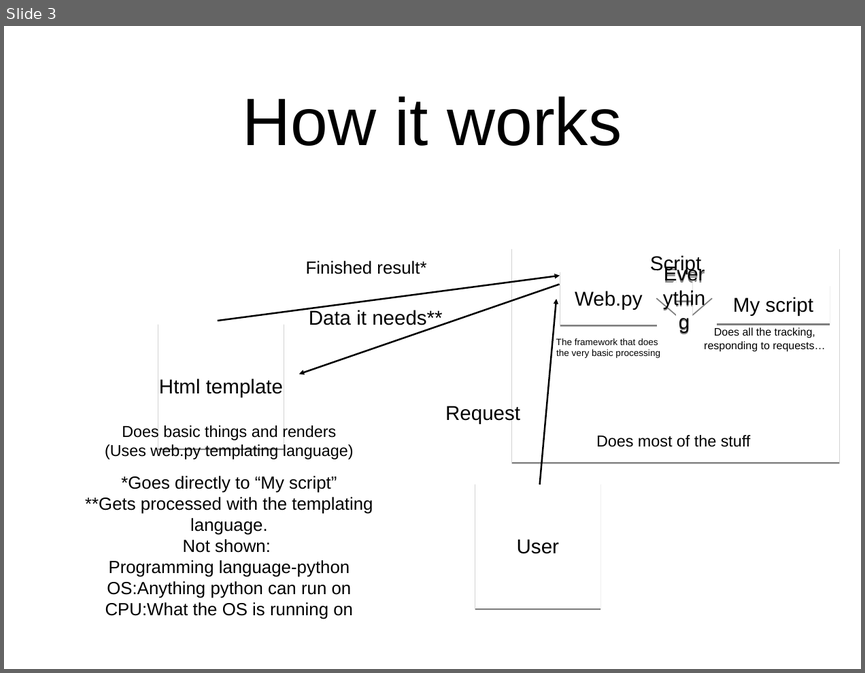
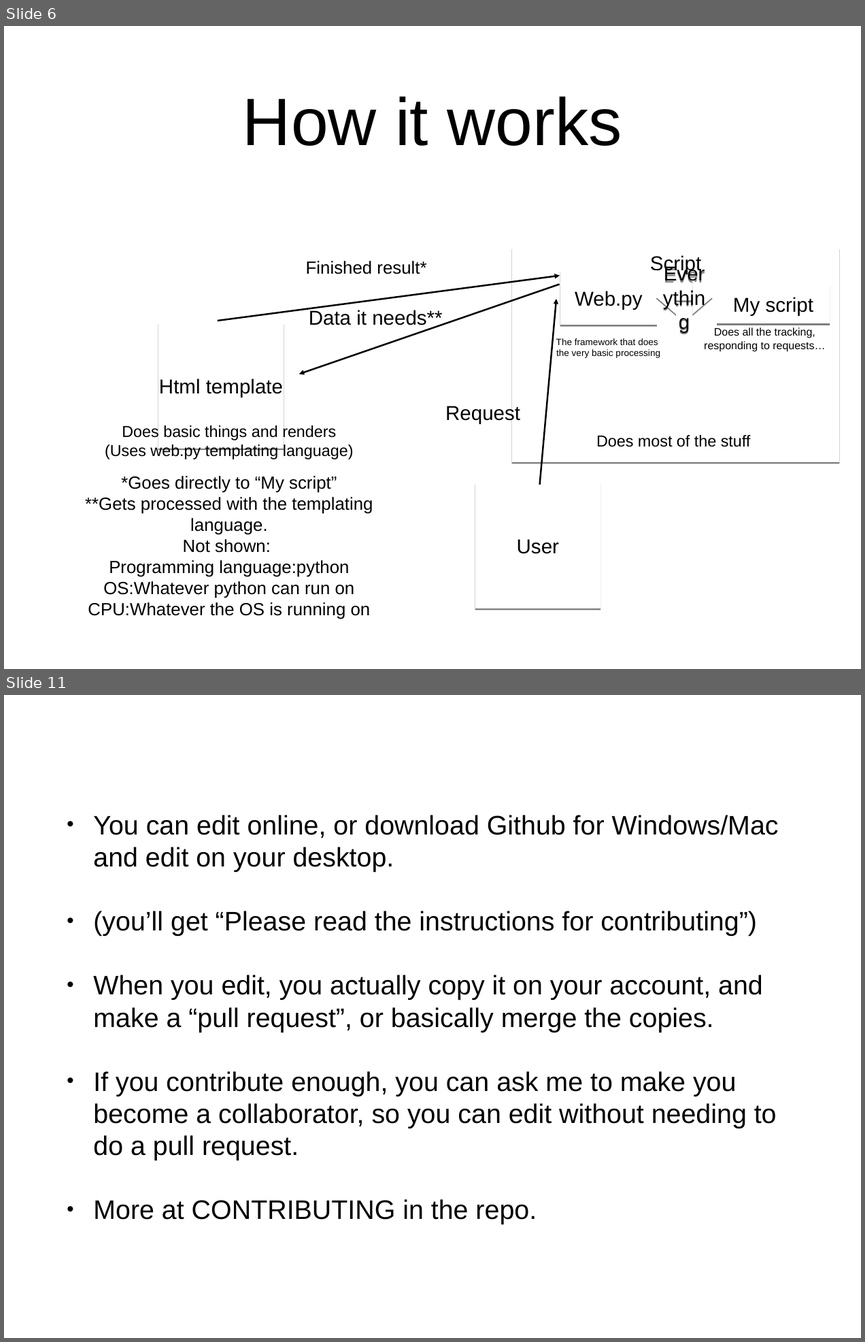
Before and after one commit to CrazyPython/DebateForum, a slide deck: Presentation.ppt. Shown one above the other, each under a label of ours: slide 3 before the commit, slides 6 and 11 after it; the slides between them are not shown. The pictures are 865x673 and 865x1342 pixels, drawn with LibreOffice and Linux fonts; fonts in the diff are those of the drawing. Boxes give left, top, right and bottom in pixels: in the first picture for what was removed or moved away, otherwise in the second. Text is boxed around its words. In the diff, an @@ line names an element or a change of style, - is before the commit and + after.

```diff
--- a/Presentation.ppt
+++ b/Presentation.ppt
@@ slide 11 added at bbox=[4, 695, 861, 1338], background #FFFFFF @@
@@ text added at bbox=[93, 815, 779, 1224], 32 pt, text #000000 @@
+• You can edit online, or download Github for Windows/Mac and edit on your desktop.
+• (you’ll get “Please read the instructions for contributing”)
+• When you edit, you actually copy it on your account, and make a “pull request”, or basically merge the copies.
+• If you contribute enough, you can ask me to make you become a collaborator, so you can edit without needing to do a pull request.
+• More at CONTRIBUTING in the repo.
@@ what was slide 3 is now slide 6 @@
@@ slide 6 changed as well @@
@@ text in free at bbox=[88, 560, 371, 619]: text changed @@
-Programming language-python
-OS:Anything python can run on
-CPU:What the OS is running on
+Programming language:python
+OS:Whatever python can run on
+CPU:Whatever the OS is running on
```
Also in this commit, not shown: 2 other slides changed, 11 other slides added, 3 slides removed, 1 other file.
